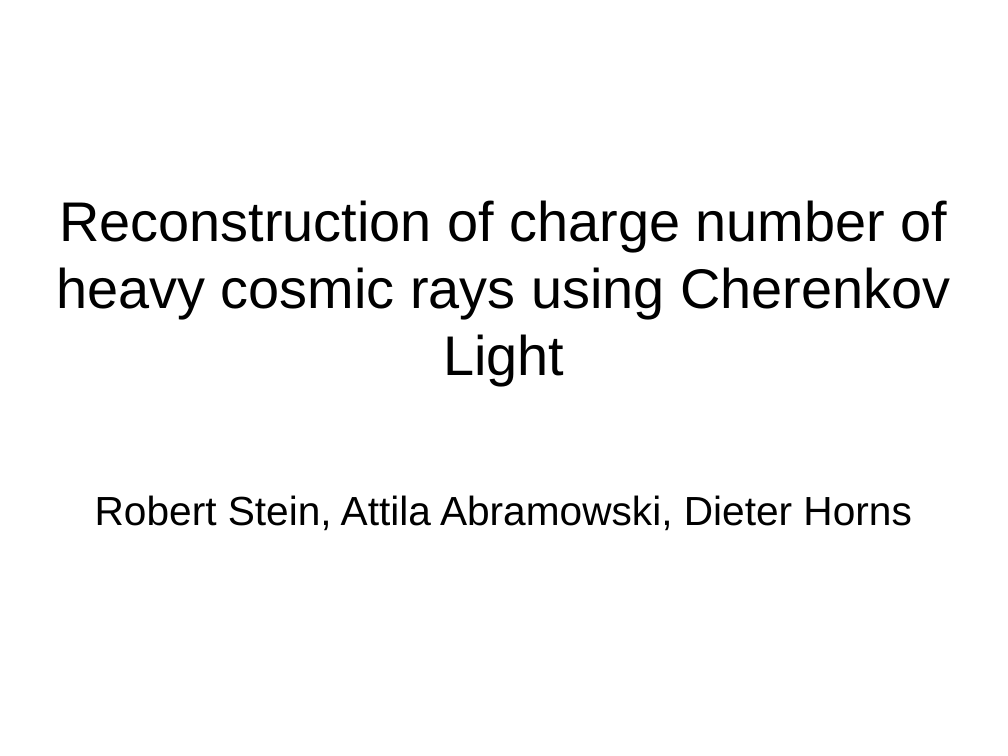
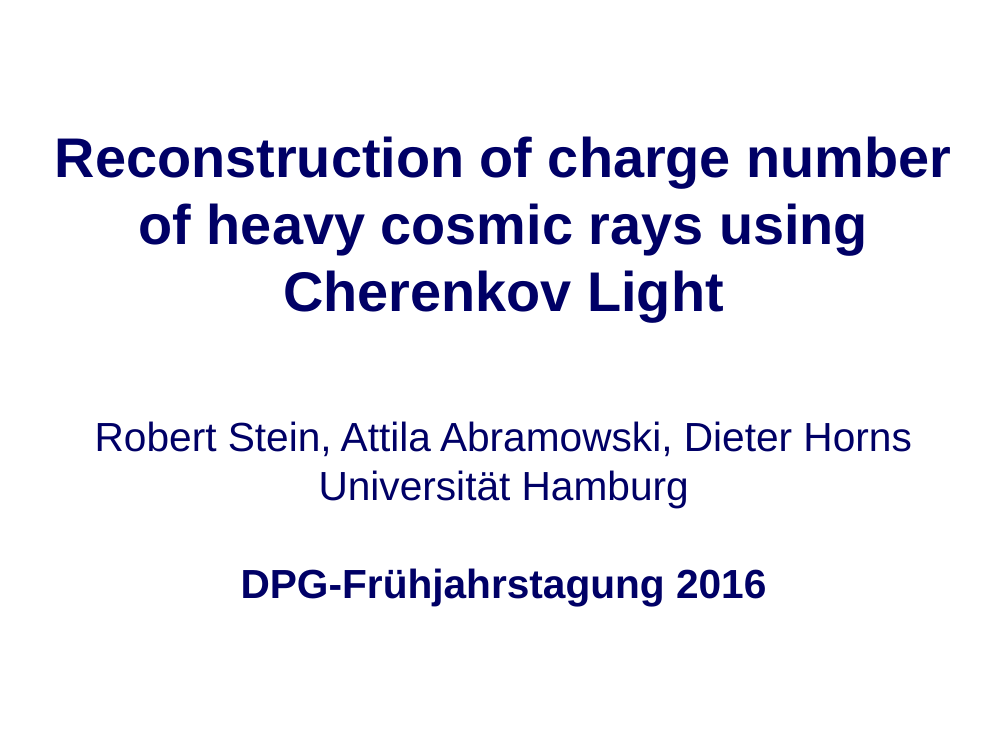
Before and after one commit to robertdstein/DESY, a slide deck: slide 1 of presentations/dpg presentation/slides.odp. Drawn at 1008x756 pixels with LibreOffice and Linux fonts; fonts in the diff are those of the drawing. Boxes give left, top, right and bottom in pixels: in the first picture for what was removed or moved away, otherwise in the second. Text is boxed around its words. In the diff, an @@ line names an element or a change of style, - is before the commit and + after.

```diff
--- a/presentations/dpg presentation/slides.odp
+++ b/presentations/dpg presentation/slides.odp
@@ title "Reconstruction of charge number of ...": place and size @@
-title "Reconstruction of charge number of ..." at [56, 200, 950, 385]
+title "Reconstruction of charge number of ..." at [55, 136, 952, 321]
@@ title "Reconstruction of charge number of ..." at [55, 136, 952, 321]: text colour #000000 to #000066, bold on @@
@@ subtitle at [95, 421, 911, 457]: text colour #000000 to #000066 in "Robert Stein, Attila Abramowski, Dieter Horns" @@
@@ subtitle at [241, 470, 766, 605]: paragraphs added @@
+Universität Hamburg
+DPG-Frühjahrstagung 2016
```
Also in this commit, not shown: 6 other slides changed, 1 slide added, 40 other files.
